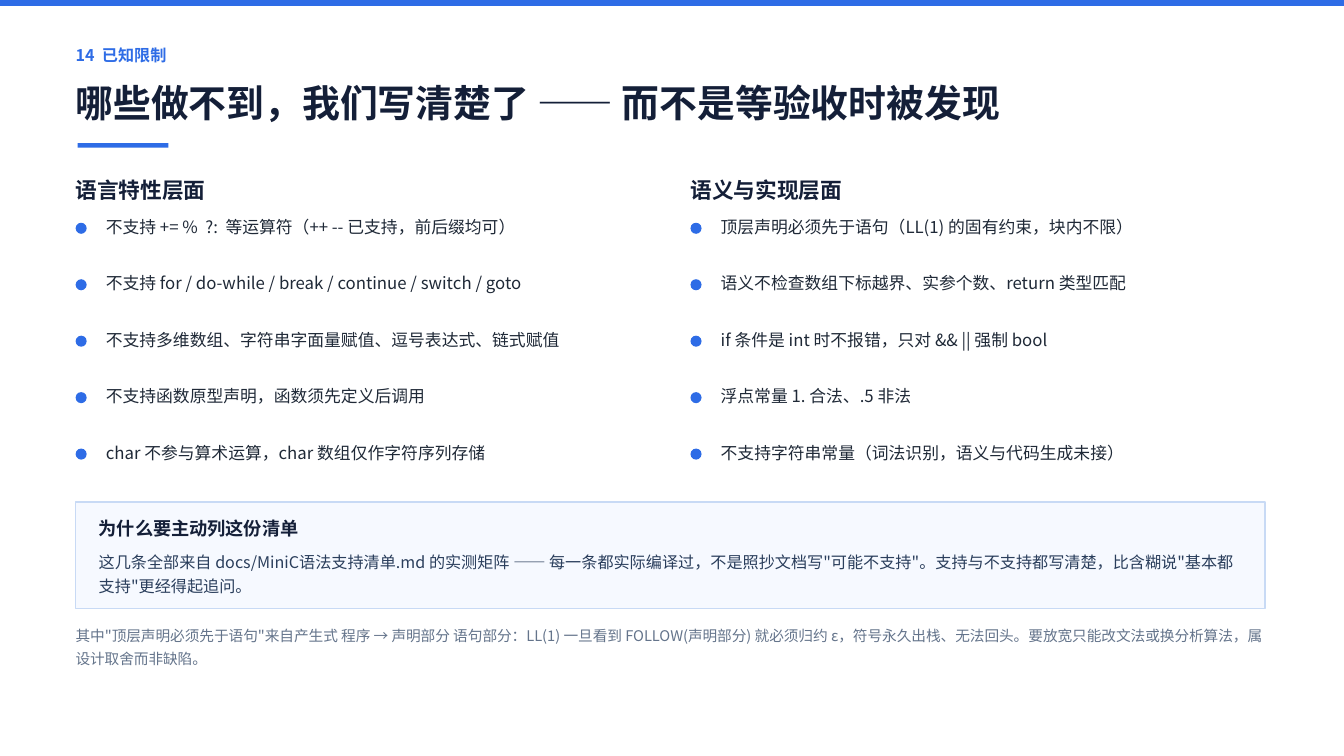
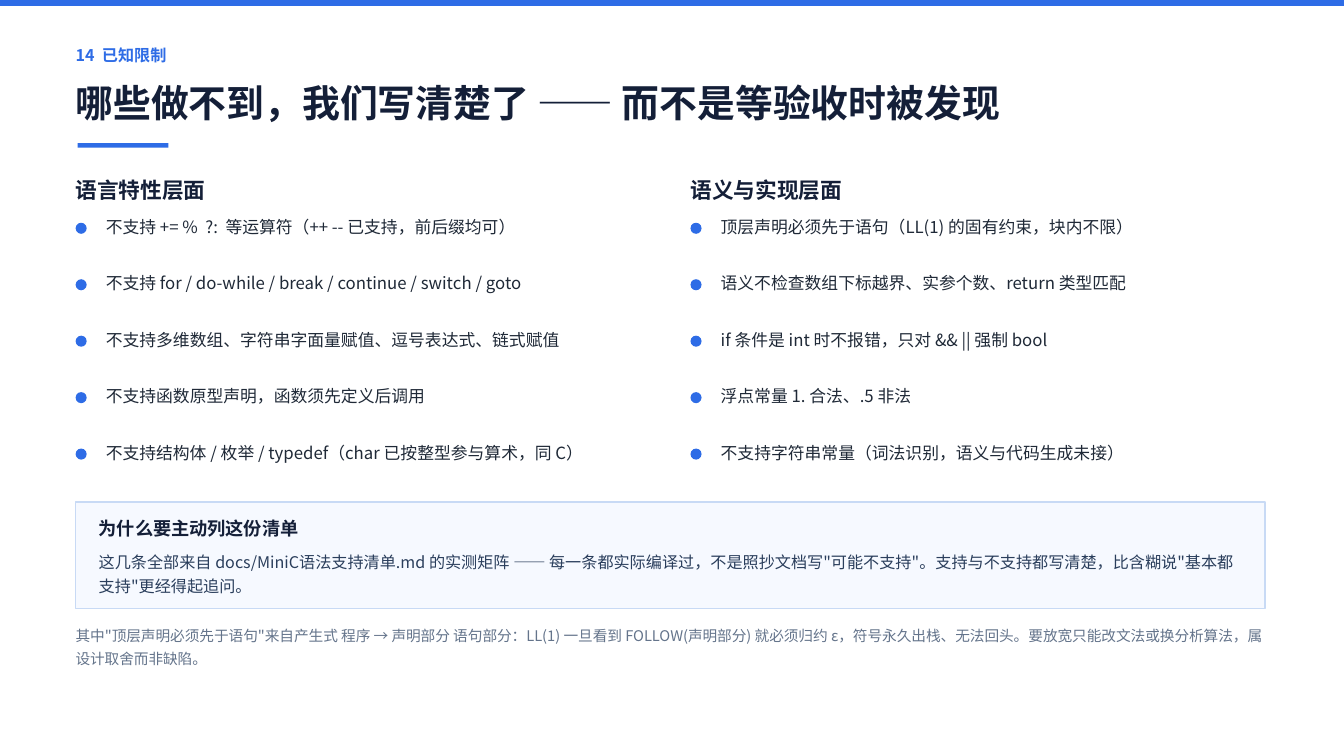
Before and after one commit to 9527-qincheng/MiniCCompiler, a slide deck: slide 15 of docs/MiniC编译器_答辩演示.pptx. Drawn at 1344x756 pixels with LibreOffice and Linux fonts; fonts in the diff are those of the drawing. Boxes give left, top, right and bottom in pixels: in the first picture for what was removed or moved away, otherwise in the second. Text is boxed around its words. In the diff, an @@ line names an element or a change of style, - is before the commit and + after.

Commit message:
feat: char 按整型参与算术与关系运算（C 的整型提升）
语义层的 IsNumeric 原先只认 int/float，而 IR 侧的 IsIntType 早就把
TOKEN_CHAR 当整数，两层口径分裂，实际表现就是 char 只能 print、不能参与
运算。这一轮把语义层对齐到 IR 侧（bool 仍然排除）。

- 改动唯一一处：SemanticAnalyzer::IsNumeric 增加 TOKEN_CHAR
- 目标代码零改动（char 数组元素 movb/movsbl，char 变量 movl）
- char + float 按 §8.1 Promote 提升为 float：c + 0.5 先插 ITOF 再相加
- 新增回归：quad/char_arith、codegen/char_arith、sema/ok_char_arith、
  sema/err_bool_arith（证明 bool 仍被拒）
- 变异测试：IsNumeric 去掉 TOKEN_CHAR 后 quad 与 codegen 两条同时 FAIL
- 计数：sema 12→14、quad 16→17、codegen 27→28

同步设计文档 §8.1 类型表、语法支持清单、interface.md 第 22 条、项目总结
§3.9、验收报告、README、plans、GUI 语法手册 6 处、答辩 PPT（14/17/28）。

```diff
--- a/docs/MiniC编译器_答辩演示.pptx
+++ b/docs/MiniC编译器_答辩演示.pptx
@@ text at box(106, 444, 583, 463): text changed @@
-char 不参与算术运算，char 数组仅作字符序列存储
+不支持结构体 / 枚举 / typedef（char 已按整型参与算术，同 C）
```
Also in this commit, not shown: 4 other slides changed, 18 other files.
